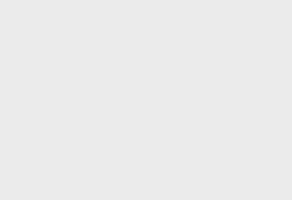
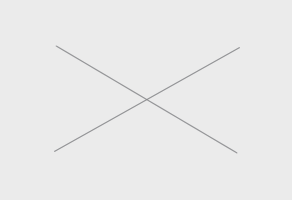
Layer changes from the first 292px x 200px image to the second:
added layer "Layer 11" above "Vector Smart Object" over [left=54, top=45, right=240, bottom=154]
